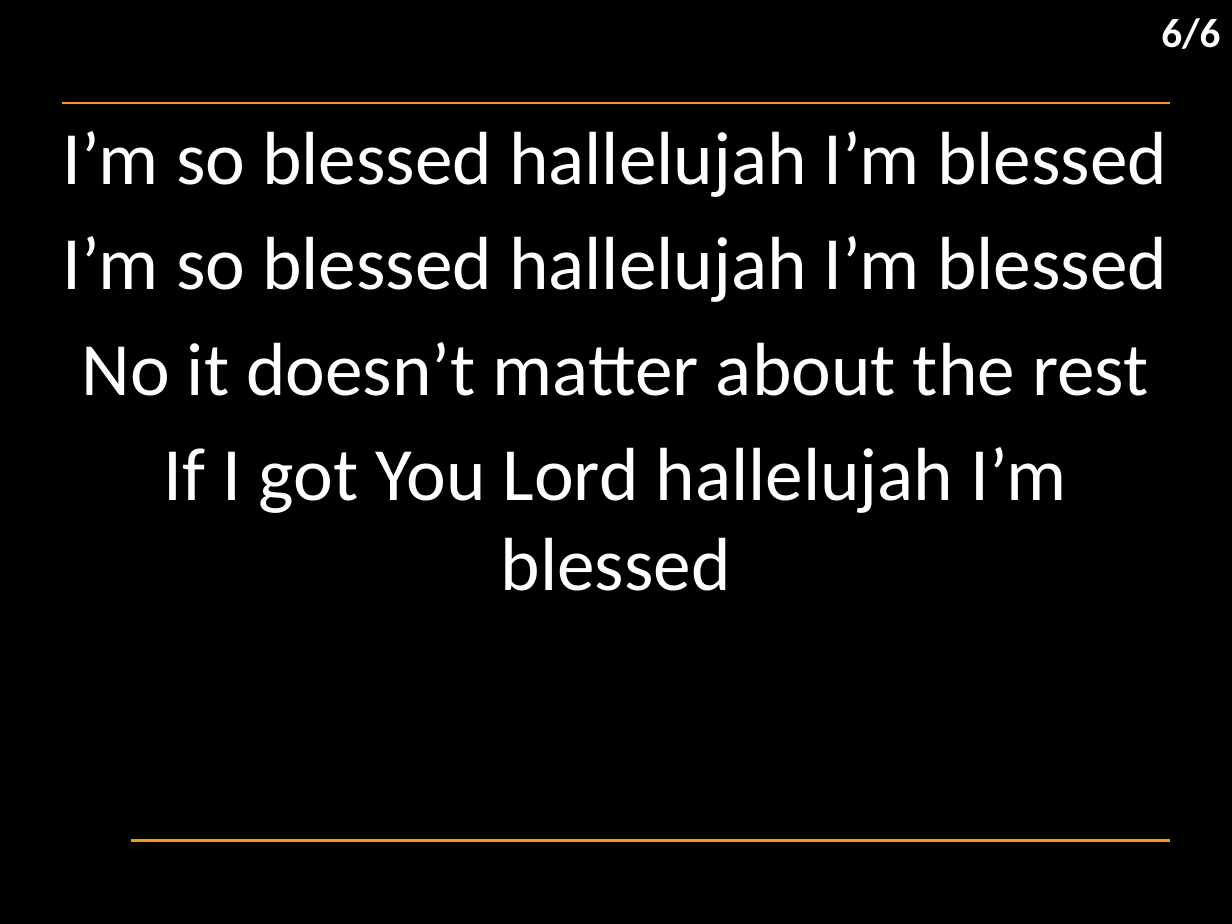
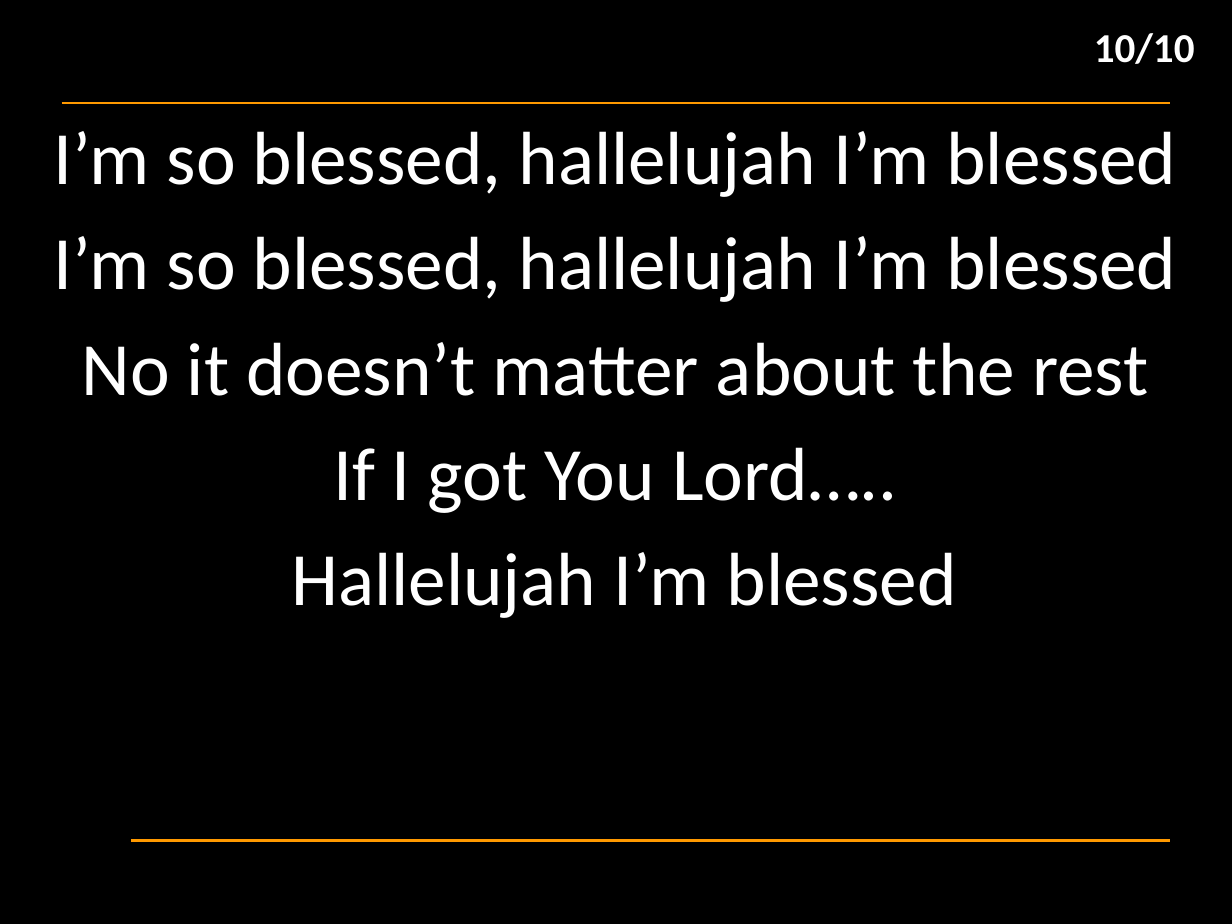
Before and after one commit to hoo-are-ya/worship, a slide deck: slide 14 of docs/songs_2024-06-16.pptx (slide 10 before the commit). Drawn at 1232x924 pixels with LibreOffice and Linux fonts; fonts in the diff are those of the drawing; background and template pictures are left out. Boxes give left, top, right and bottom in pixels: in the first picture for what was removed or moved away, otherwise in the second. Text is boxed around its words. In the diff, an @@ line names an element or a change of style, - is before the commit and + after.

```diff
--- a/docs/songs_2024-06-16.pptx
+++ b/docs/songs_2024-06-16.pptx
@@ text removed at box(1161, 18, 1220, 49) @@
-6/6
@@ text added at box(1094, 33, 1195, 64), 24 pt, text #FFFFFF, bold @@
+10/10
@@ subtitle at box(53, 131, 1176, 302): text changed @@
-I’m so blessed hallelujah I’m blessed
-I’m so blessed hallelujah I’m blessed
+I’m so blessed, hallelujah I’m blessed
+I’m so blessed, hallelujah I’m blessed
@@ subtitle at box(291, 447, 957, 618): text changed @@
-If I got You Lord hallelujah I’m blessed
+If I got You Lord…..
+Hallelujah I’m blessed
```
Also in this commit, not shown: 16 other slides changed, 10 slides added, 1 slide removed, 1 other file.
